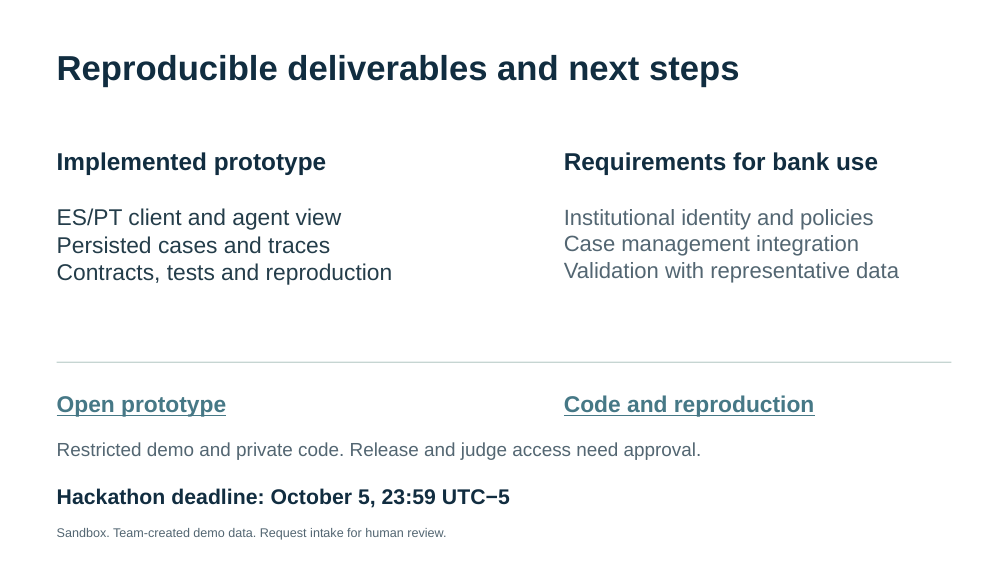
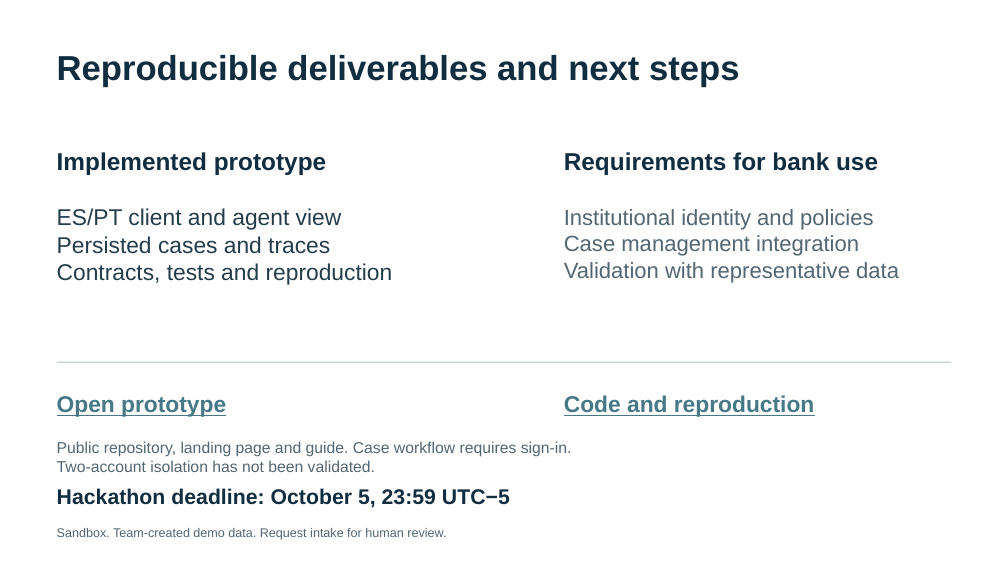
Before and after one commit to VillaforTech/factored-hackathon-2026-reclama, a slide deck: slide 6 of docs/release/2026-10-05/Reclama_Hackathon_6_slides_v6_EN.pptx. Drawn at 1008x567 pixels with LibreOffice and Linux fonts; fonts in the diff are those of the drawing. Boxes give left, top, right and bottom in pixels: in the first picture for what was removed or moved away, otherwise in the second. Text is boxed around its words. In the diff, an @@ line names an element or a change of style, - is before the commit and + after.

Commit message:
Correct submission participant and public access documentation

```diff
--- a/docs/release/2026-10-05/Reclama_Hackathon_6_slides_v6_EN.pptx
+++ b/docs/release/2026-10-05/Reclama_Hackathon_6_slides_v6_EN.pptx
@@ text at (x1=57, y1=441, x2=572, y2=472): text changed; size 18 to 15 pt @@
-Restricted demo and private code. Release and judge access need approval.
+Public repository, landing page and guide. Case workflow requires sign-in.
+Two-account isolation has not been validated.
```
Also in this commit, not shown: 1 other slide changed, 6 other files.
